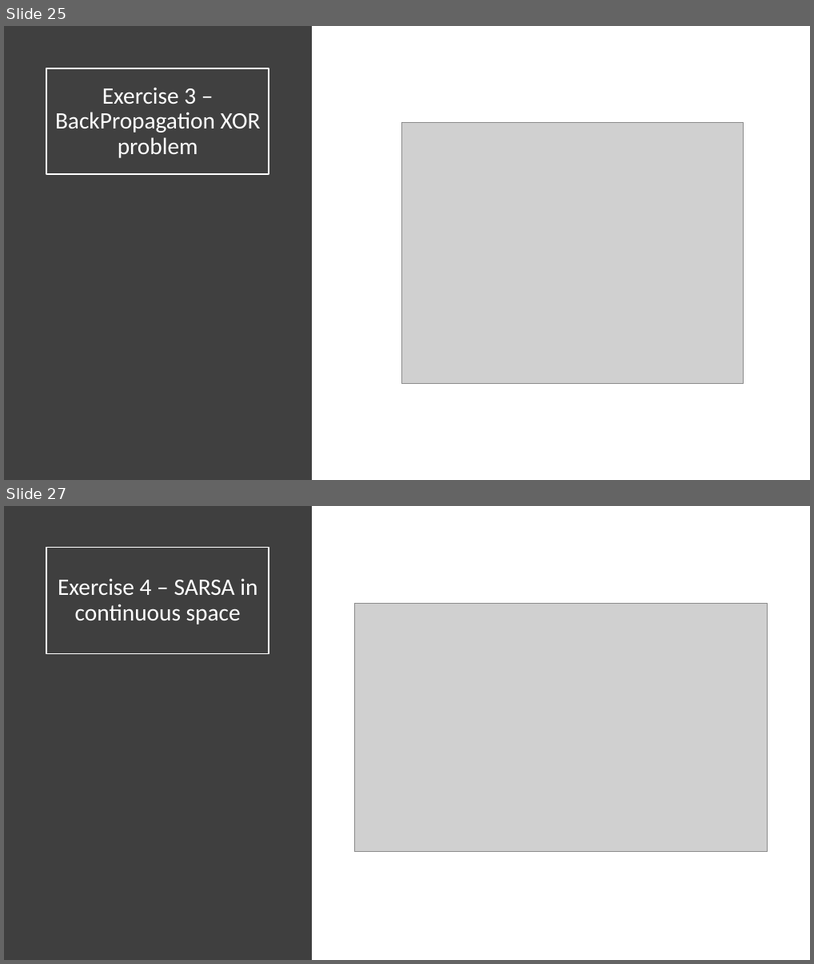
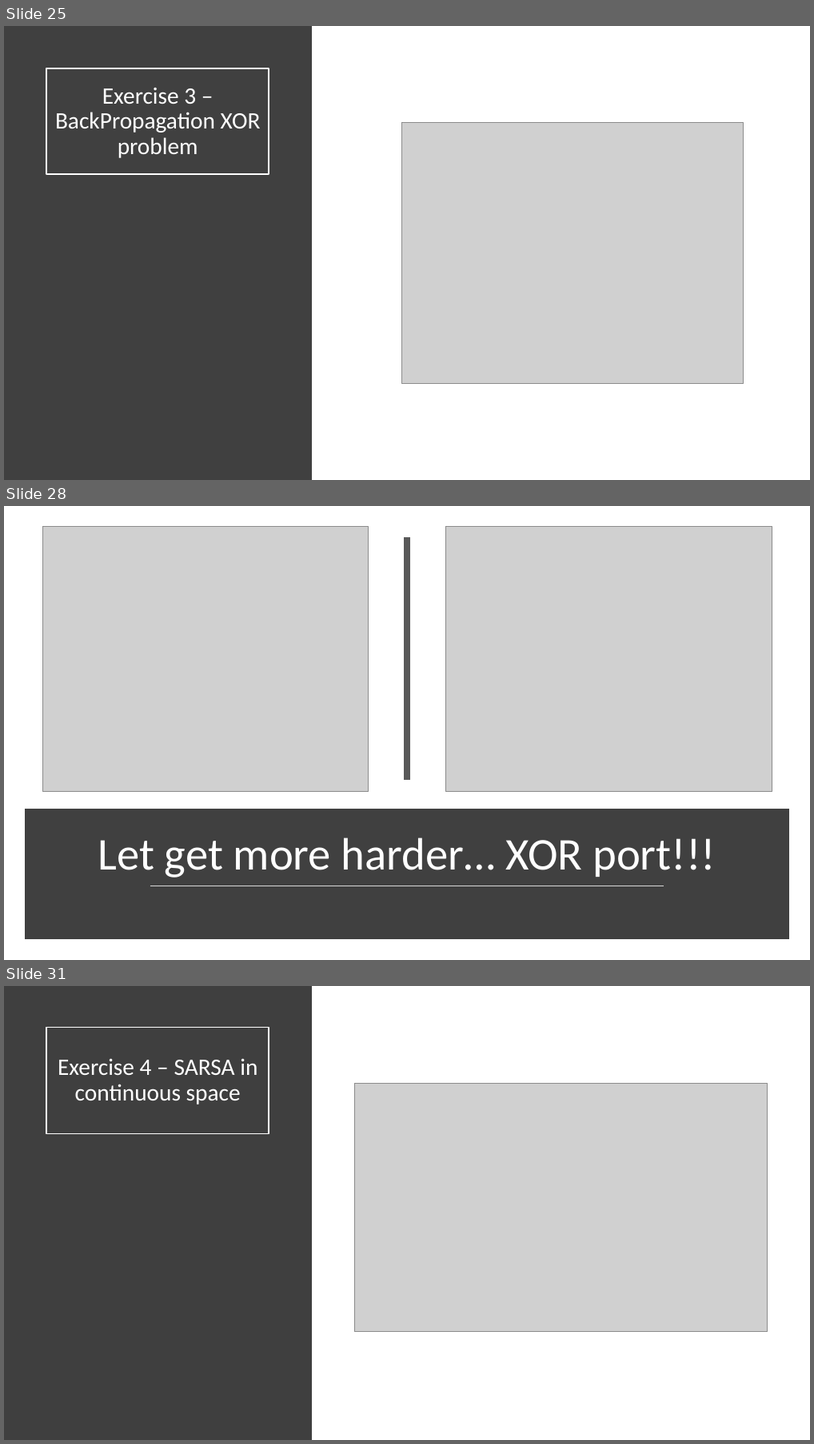
Before and after one commit to mpiffari/ReinforcementLearning2019, a slide deck: Presentation/SDU_SummerSchool_Presentation.pptx. Shown one above the other, each under a label of ours: slides 25 and 27 before the commit, slides 25, 28 and 31 after it; the slides between them are not shown. The pictures are 814x964 and 814x1444 pixels, drawn with LibreOffice and Linux fonts; fonts in the diff are those of the drawing; grey boxes stand for pictures. Boxes give left, top, right and bottom in pixels: in the first picture for what was removed or moved away, otherwise in the second. Text is boxed around its words. In the diff, an @@ line names an element or a change of style, - is before the commit and + after.

```diff
--- a/Presentation/SDU_SummerSchool_Presentation.pptx
+++ b/Presentation/SDU_SummerSchool_Presentation.pptx
@@ slide 28 added at (4, 506, 810, 960), background #FFFFFF @@
@@ picture added at (42, 527, 368, 791) @@
@@ picture added at (446, 527, 772, 791) @@
@@ line added from (407, 537) to (407, 780), #595959 8 pt @@
@@ rectangle added at (29, 812, 786, 935), fill #404040, outline #404040 10 pt @@
@@ title added at (98, 837, 716, 877), 54 pt, text #FFFFFF @@
+Let get more harder… XOR port!!!
@@ line added from (150, 886) to (665, 886), #D9D9D9 1.75 pt @@
@@ what was slide 27 is now slide 31 @@
```
Also in this commit, not shown: 1 slide changed, 3 other slides added, 10 other files.
